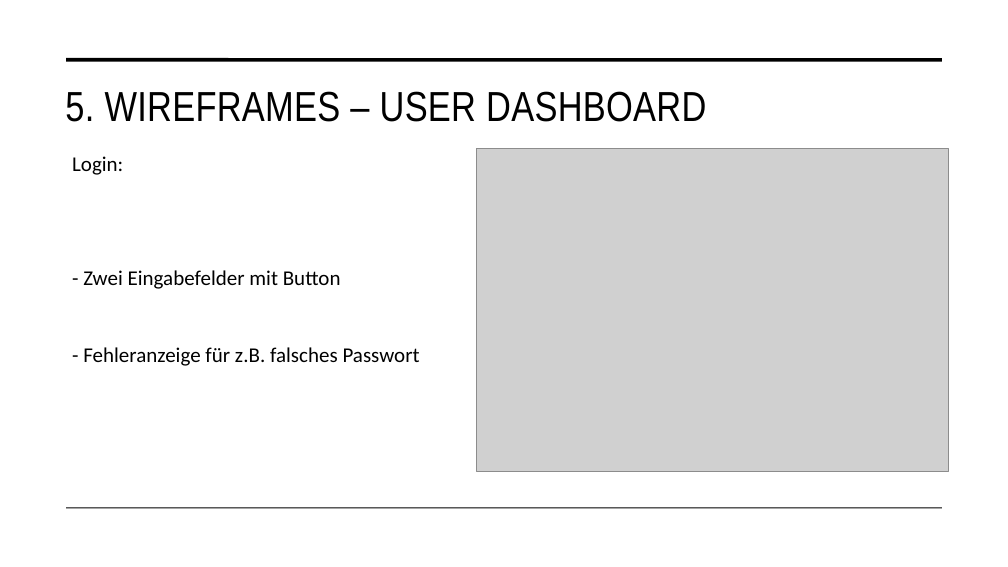
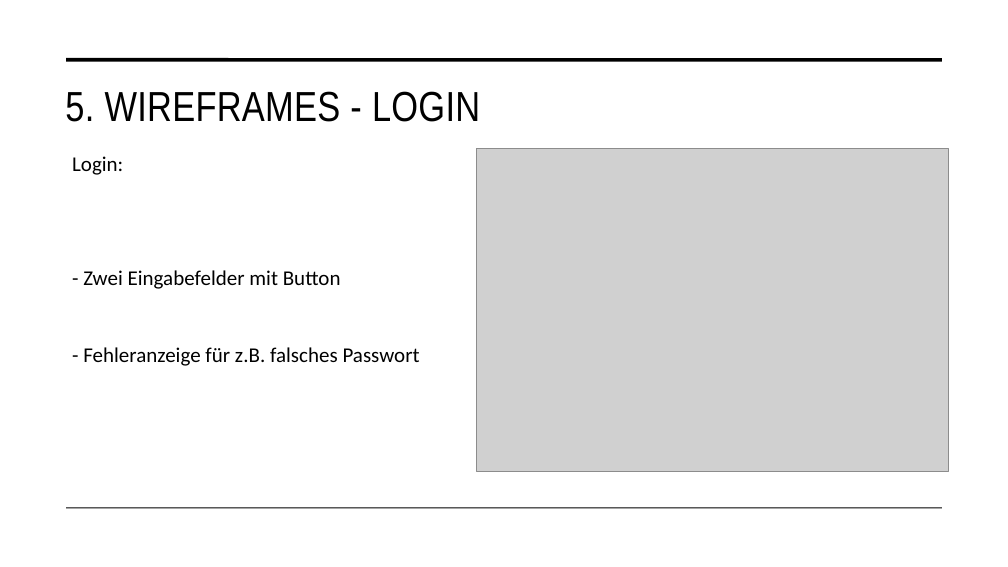
Before and after one commit to malu254/Eifrige-Otter-PM, a slide deck: slide 14 of Abgabe/Dokumentation/Präsentation.pptx. Drawn at 1008x567 pixels with LibreOffice and Linux fonts; fonts in the diff are those of the drawing; grey boxes stand for pictures. Boxes give left, top, right and bottom in pixels: in the first picture for what was removed or moved away, otherwise in the second. Text is boxed around its words. In the diff, an @@ line names an element or a change of style, - is before the commit and + after.

```diff
--- a/Abgabe/Dokumentation/Präsentation.pptx
+++ b/Abgabe/Dokumentation/Präsentation.pptx
@@ title at (65,91,480,122): text changed @@
-5. WIREFRAMES – USER DASHBOARD
+5. WIREFRAMES - LOGIN
```
Also in this commit, not shown: 6 other slides changed.
